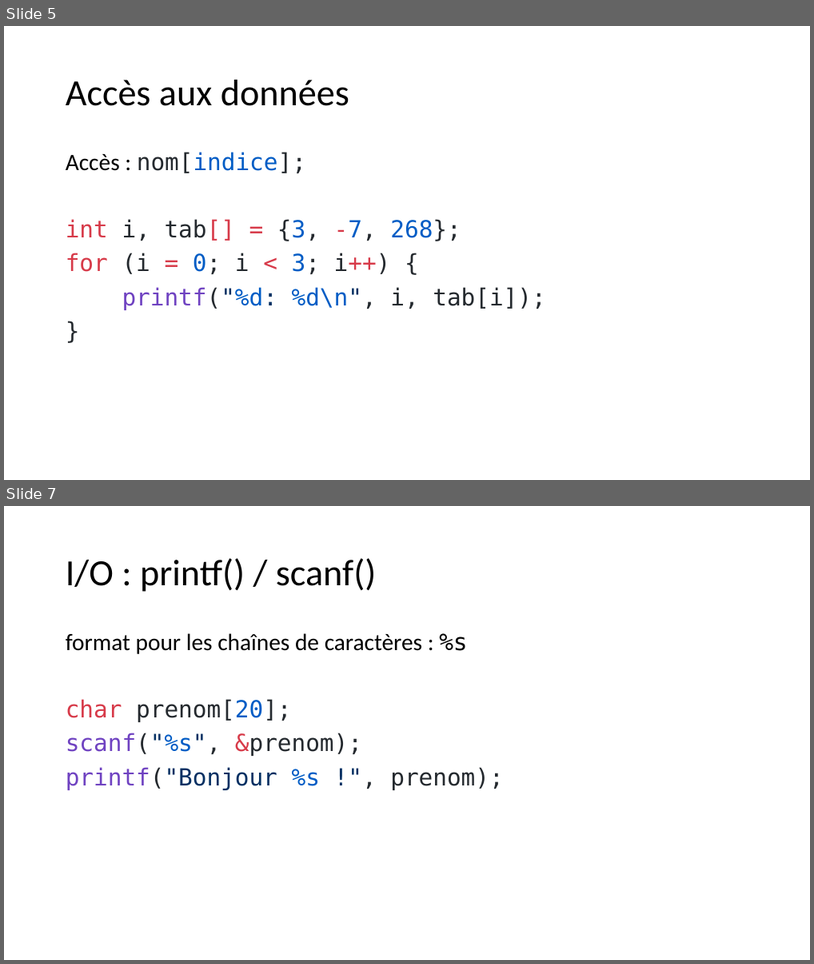
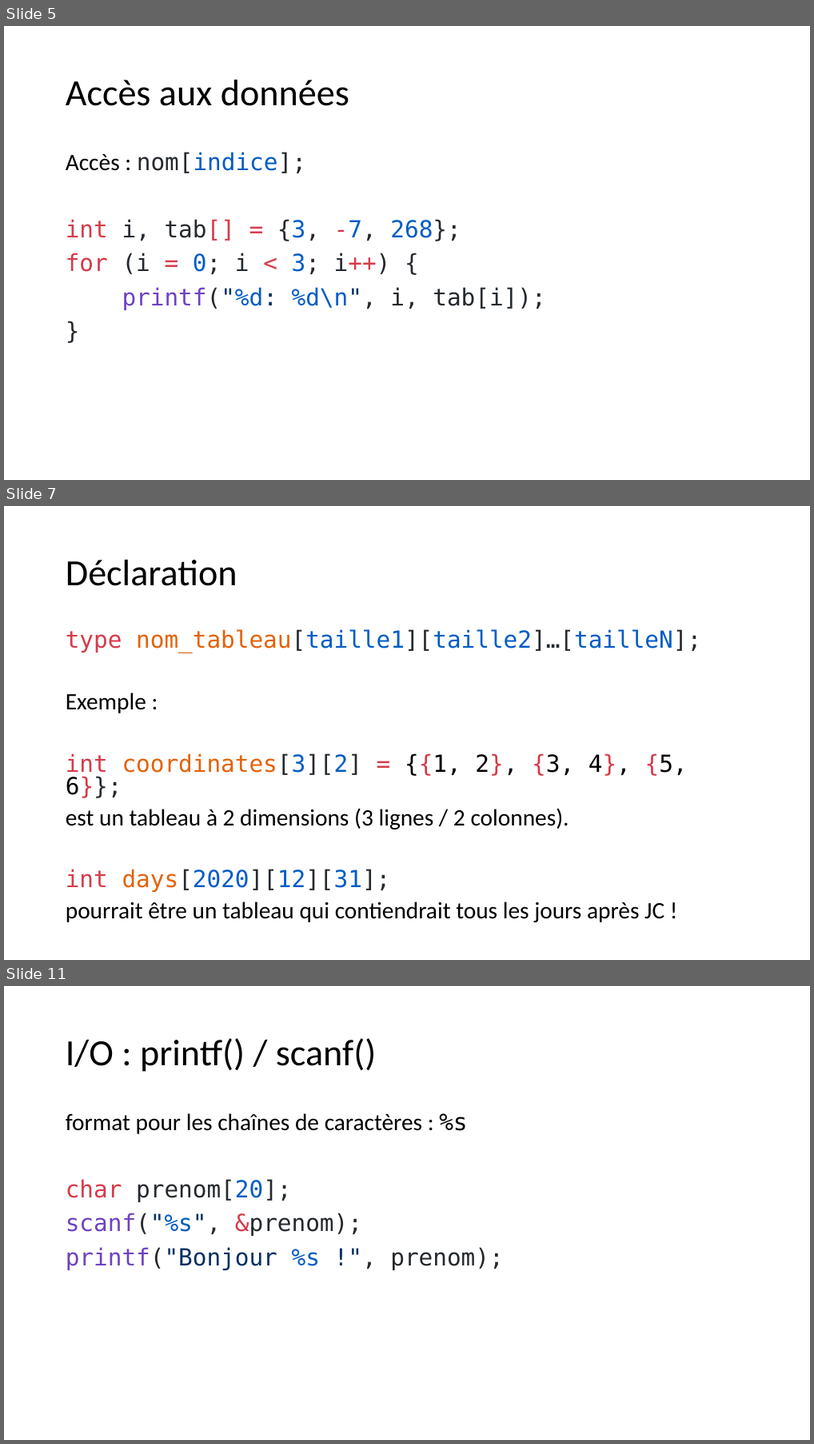
Before and after one commit to standard3/BTS1, a slide deck: 03_Tableaux/tableaux.pptx. Shown one above the other, each under a label of ours: slides 5 and 7 before the commit, slides 5, 7 and 11 after it; the slides between them are not shown. The pictures are 814x964 and 814x1444 pixels, drawn with LibreOffice and Linux fonts; fonts in the diff are those of the drawing. Boxes give left, top, right and bottom in pixels: in the first picture for what was removed or moved away, otherwise in the second. Text is boxed around its words. In the diff, an @@ line names an element or a change of style, - is before the commit and + after.

Commit message:
tableaux et exos

```diff
--- a/03_Tableaux/tableaux.pptx
+++ b/03_Tableaux/tableaux.pptx
@@ slide 7 added at [4, 506, 810, 960], background #FFFFFF @@
@@ title added at [66, 560, 238, 586], 44 pt, text #000000 @@
+Déclaration
@@ text added at [66, 629, 702, 922], 28 pt, text #000000 @@
+type nom_tableau[taille1][taille2]…[tailleN];
+Exemple :
+int coordinates[3][2] = {{1, 2}, {3, 4}, {5, 6}};
+est un tableau à 2 dimensions (3 lignes / 2 colonnes).
+int days[2020][12][31];
+pourrait être un tableau qui contiendrait tous les jours après JC !
@@ what was slide 7 is now slide 11 @@
```
Also in this commit, not shown: 2 slides changed, 12 other slides added, 2 other files.
